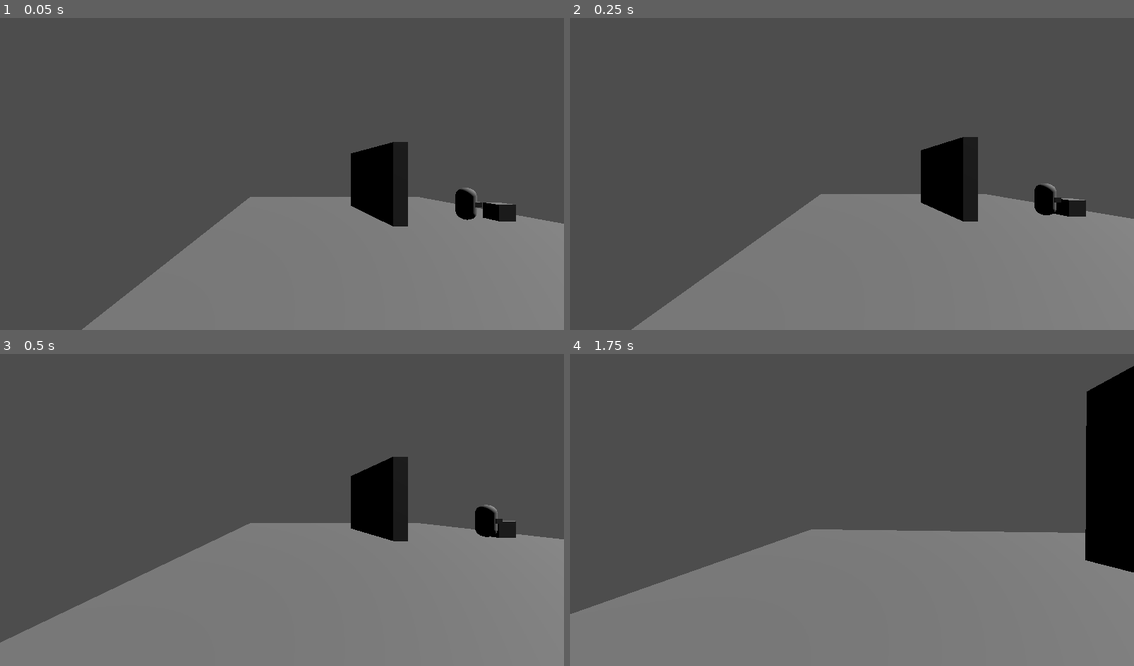
Above: before the commit, frames 1-4 (two rows, left to right).
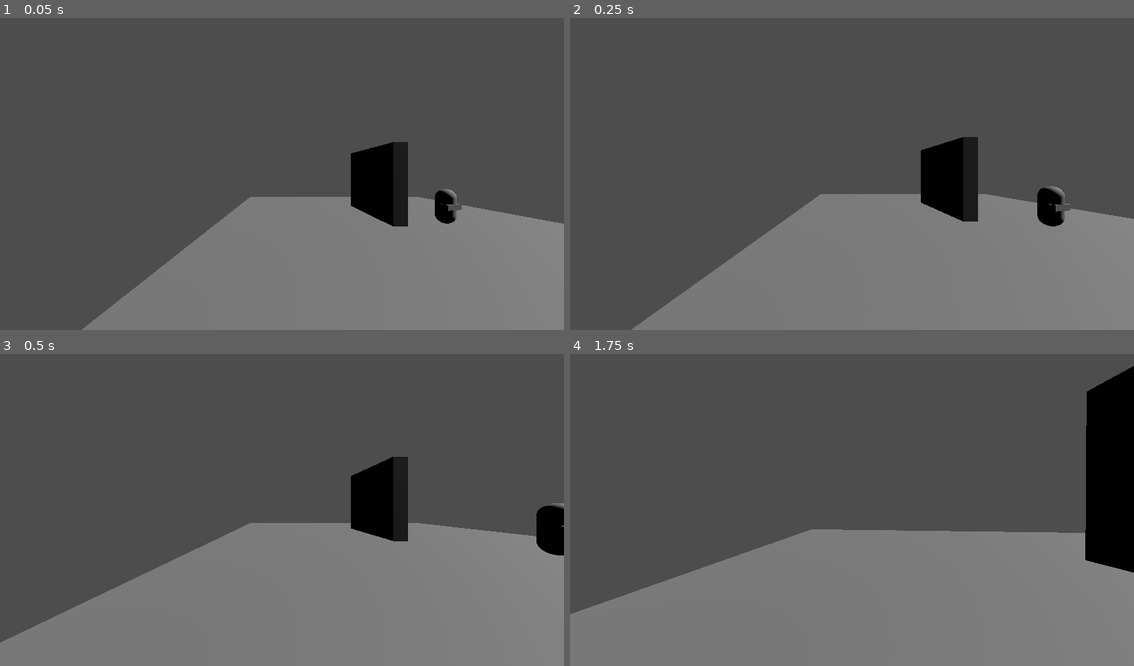
Above: after the commit, the same moments.

Repository: Nedajist/Phototaxis
Game: Godot game, scene res://moth_testing_scene.tscn
Two runs of this game, one before a commit and one after it. Both use one fixed random seed, a clock stepped at 60 frames per second and the inputs below. This scene is started directly instead of the project's main scene.
Inputs (mouse positions are in pixels of both pictures, inside the frame that each line leads up to):
- Up to frame 1 (0.05 s): no input
- Up to frame 2 (0.25 s): no input
- Up to frame 3 (0.5 s): no input
- Up to frame 4 (1.75 s): move the mouse to (880, 506) at 0.52 s; hold Up (ui_up) from 0.53 s (still down); move the mouse to (823, 510) at 1.27 s

The runs differ from the first frame. In frame 1, 1.0% of the frame differs, in the area x 77-92%, y 54-66%; in frame 2, 0.6%; in frame 3, 1.2%, in the area x 84-100%, y 47-65%; in frame 4, nothing differs.

Commit message:
moth stalks then chases player

Diff:
--- a/moth_enemy/moth_chase.gd
+++ b/moth_enemy/moth_chase.gd
@@ -6,15 +6,18 @@
 @onready var nav_agent = $"../../NavigationAgent3D"
 @onready var player =   $"../../../PlayerCharacter"
 @export var LightSensitive: Area3D
+@export var PlayerSensitive: Area3D
 
-var SPEED = 3.0
+var SPEED = randi_range(4,7)
 
 func Enter():
 	print("Chase Entered")
 	LightSensitive.visible=false
+	PlayerSensitive.visible=false
 
 func Exit():
 	LightSensitive.visible=true
+	PlayerSensitive.visible=true
 
 func Physics_Update(_delta: float):
 	if moth_enemy and player:
@@ -28,6 +31,6 @@
 		moth_enemy.move_and_slide()
 
 		var distance = player.global_position - moth_enemy.global_position
-		#print("chasing")
+
 		if distance.length() > 10:
 			Transitioned.emit(self, "MothIdle")
--- a/moth_enemy/moth_enemy.gd
+++ b/moth_enemy/moth_enemy.gd
@@ -17,7 +17,10 @@
 	print("moth has spotted: " + body.name)
 	if body.name == "PlayerCharacter":
 		print("player_seen")
-		$"State Machine".current_state.Transitioned.emit($"State Machine".current_state, "MothChase")
+		if randi_range(1,4)==1:
+			$"State Machine".current_state.Transitioned.emit($"State Machine".current_state, "MothChase")
+		else:
+			$"State Machine".current_state.Transitioned.emit($"State Machine".current_state, "MothStalk")
 
 
 func _on_light_sensitive_area_entered(area: Area3D) -> void: #large sphere collector checks for Area3Ds named MothLight
@@ -25,3 +28,7 @@
 		print("moth has felt the light shining")
 		$"State Machine".current_state.Transitioned.emit($"State Machine".current_state, "MothFollow")
 		$"State Machine/MothFollow".light=area
+
+
+func _on_moth_stalk_switch_to_chase() -> void:
+	$"State Machine".current_state.Transitioned.emit($"State Machine".current_state, "MothChase")
--- a/moth_enemy/moth_enemy.tscn
+++ b/moth_enemy/moth_enemy.tscn
@@ -6,6 +6,7 @@
 [ext_resource type="Script" uid="uid://mfgq6vs627nn" path="res://moth_enemy/moth_idle.gd" id="3_gtdvq"]
 [ext_resource type="Script" uid="uid://cwojt73q7pthm" path="res://moth_enemy/moth_follow_light.gd" id="5_l03gm"]
 [ext_resource type="PackedScene" uid="uid://dlwbgy88dpm5i" path="res://moth_enemy/cone.tscn" id="6_bk6gy"]
+[ext_resource type="Script" uid="uid://cvgbkqcxgfl30" path="res://moth_enemy/moth_stalk.gd" id="6_vdxdw"]
 
 [sub_resource type="CapsuleMesh" id="CapsuleMesh_y0wrk"]
 
@@ -31,16 +32,23 @@
 moth_enemy = NodePath("../..")
 metadata/_custom_type_script = "uid://mfgq6vs627nn"
 
-[node name="MothChase" type="Node" parent="State Machine" node_paths=PackedStringArray("moth_enemy", "LightSensitive")]
+[node name="MothChase" type="Node" parent="State Machine" node_paths=PackedStringArray("moth_enemy", "LightSensitive", "PlayerSensitive")]
 script = ExtResource("3_6eo5i")
 moth_enemy = NodePath("../..")
 LightSensitive = NodePath("../../LightSensitive")
+PlayerSensitive = NodePath("../../VisionArea")
 metadata/_custom_type_script = "uid://mfgq6vs627nn"
 
 [node name="MothFollow" type="Node" parent="State Machine" node_paths=PackedStringArray("moth_enemy")]
 script = ExtResource("5_l03gm")
 moth_enemy = NodePath("../..")
 metadata/_custom_type_script = "uid://cwojt73q7pthm"
+
+[node name="MothStalk" type="Node" parent="State Machine" node_paths=PackedStringArray("moth_enemy", "LightSensitive", "PlayerSensitive")]
+script = ExtResource("6_vdxdw")
+moth_enemy = NodePath("../..")
+LightSensitive = NodePath("../../LightSensitive")
+PlayerSensitive = NodePath("../../VisionArea")
 
 [node name="MeshInstance3D" type="MeshInstance3D" parent="."]
 mesh = SubResource("CapsuleMesh_y0wrk")
@@ -74,5 +82,6 @@
 transform = Transform3D(10, 0, 0, 0, 10, 0, 0, 0, 10, 0, 0, 0)
 shape = SubResource("SphereShape3D_bk6gy")
 
+[connection signal="switch_to_chase" from="State Machine/MothStalk" to="." method="_on_moth_stalk_switch_to_chase"]
 [connection signal="body_entered" from="VisionArea" to="." method="_on_vision_area_body_entered"]
 [connection signal="area_entered" from="LightSensitive" to="." method="_on_light_sensitive_area_entered"]
--- a/moth_enemy/moth_idle.gd
+++ b/moth_enemy/moth_idle.gd
@@ -2,7 +2,7 @@
 class_name MothIdle
 
 @export var moth_enemy: CharacterBody3D
-@export var SPEED:= 10
+@export var move_speed:= 10
 @onready var nav_agent = $"../../NavigationAgent3D"
 @onready var player =   $"../../../PlayerCharacter"
 
@@ -27,7 +27,7 @@
 	if moth_enemy:
 		var current_location = moth_enemy.global_transform.origin
 		var next_location = nav_agent.get_next_path_position()
-		var new_velocity = (next_location - current_location).normalized() * SPEED
+		var new_velocity = (next_location - current_location).normalized() * move_speed
 
 		moth_enemy.velocity = new_velocity
 		moth_enemy.move_and_slide()
--- /dev/null
+++ b/moth_enemy/moth_stalk.gd
@@ -0,0 +1,50 @@
+extends State
+class_name MothStalk
+
+@export var moth_enemy: CharacterBody3D
+@export var move_speed:= 10
+@onready var nav_agent = $"../../NavigationAgent3D"
+@onready var player =   $"../../../PlayerCharacter"
+@export var LightSensitive: Area3D
+@export var PlayerSensitive: Area3D
+
+var SPEED = 2.0
+var position_update_time=0
+var chase_chance=15
+signal switch_to_chase
+
+func Enter():
+	print("Stalk Entered")
+	LightSensitive.visible=false
+	PlayerSensitive.visible=false
+
+func Exit():
+	LightSensitive.visible=true
+	PlayerSensitive.visible=true
+
+func Physics_Update(_delta: float):
+	if position_update_time<=0:
+		if randi_range(1,100)<=chase_chance:
+			emit_signal("switch_to_chase")
+		else:
+			chase_chance+=5
+			position_update_time=randf_range(0.3,2)
+			if moth_enemy and player:
+				var halfway_point=(player.global_transform.origin + moth_enemy.transform.origin) * 0.5
+				moth_enemy.update_target_location(halfway_point)
+
+
+	else:
+		position_update_time-=_delta
+
+	var current_location = moth_enemy.global_transform.origin
+	var next_location = nav_agent.get_next_path_position()
+	var new_velocity = (next_location - current_location).normalized() * SPEED
+
+	moth_enemy.velocity = new_velocity
+	moth_enemy.move_and_slide()
+
+	var distance = player.global_position - moth_enemy.global_position
+
+	if distance.length() > 20:
+		Transitioned.emit(self, "MothIdle")
--- a/moth_testing_scene.tscn
+++ b/moth_testing_scene.tscn
@@ -21,15 +21,19 @@
 script = ExtResource("1_iqrvf")
 
 [node name="Lights" type="Node3D" parent="."]
+visible = false
 
 [node name="MothLight" type="Area3D" parent="Lights"]
-transform = Transform3D(1, 0, 0, 0, 1, 0, 0, 0, 1, 7.4148493, 0, 1.976162)
+transform = Transform3D(1, 0, 0, 0, 1, 0, 0, 0, 1, -7.5848856, 0, -4.60308)
+visible = false
 
 [node name="MothLight" type="MeshInstance3D" parent="Lights/MothLight"]
+visible = false
 mesh = SubResource("BoxMesh_bu470")
 skeleton = NodePath("../../..")
 
 [node name="CollisionShape3D" type="CollisionShape3D" parent="Lights/MothLight"]
+visible = false
 shape = SubResource("BoxShape3D_ynr6c")
 
 [node name="DirectionalLight3D" type="DirectionalLight3D" parent="."]
@@ -60,4 +64,4 @@
 transform = Transform3D(1, 0, 0, 0, 1, 0, 0, 0, 1, -6.1619954, 0.9999995, 15.071329)
 
 [node name="MothEnemy" parent="." instance=ExtResource("1_w7ixk")]
-transform = Transform3D(1, 0, 0, 0, 1, 0, 0, 0, 1, 5.248412, 0.5, 1.9853187)
+transform = Transform3D(1, 0, 0, 0, 1, 0, 0, 0, 1, 3.2510767, 0.49356413, 2.6368637)
Not shown: 1 places in moth_enemy/moth_enemy.tscn that only renumber resources
Not shown, added: moth_enemy/moth_stalk.gd.uid
